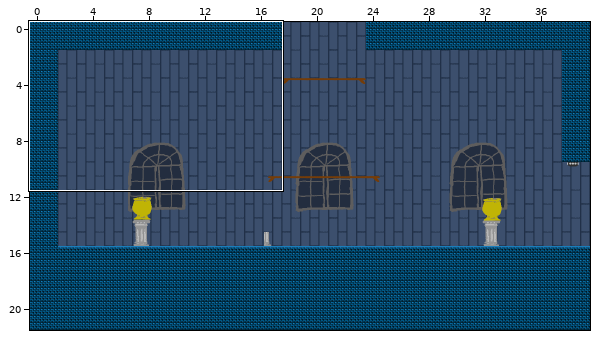
One commit to this Tiled map (JSON): assets/tilemaps/10x10.json. Above, an overview of the earlier version with the close-up marked.
Close-up. Before the edit:
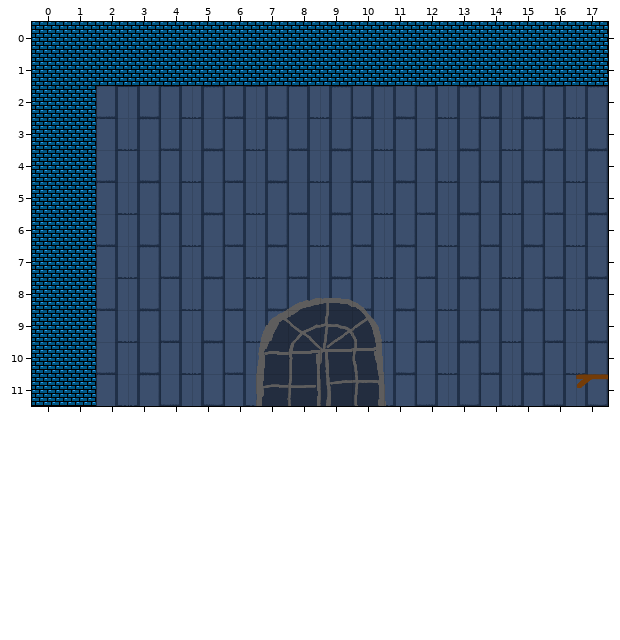
Cells are 32x32 px. Shown: x 0..17, y 0..11. The commit also changed other parts of the map, which this record leaves out.
Now the later version:
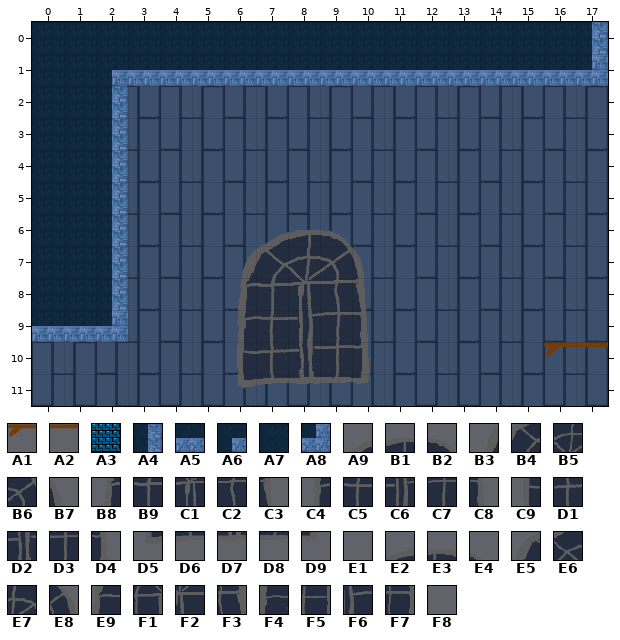
Key: from "shelf": A1 0, A2 1; from "solids": A3 1; from "tileset": A4 1, A5 3, A6 23, A7 40, A8 62, A9 101, B1 102, B2 103, B3 120, B4 121, B5 122, B6 123, B7 124, B8 140, B9 141, C1 142, C2 143, C3 144, C4 160, C5 161, C6 162, C7 163, C8 164, C9 180, D1 181, D2 182, D3 183, D4 184, D5 200, D6 201, D7 202, D8 203, D9 204; from "window": E1 1, E2 2, E3 3, E4 4, E5 7, E6 8, E7 9, E8 10, E9 13, F1 14, F2 15, F3 16, F4 19, F5 20, F6 21, F7 22, F8 23.
__ is an empty cell.
Diff:
Layer "background2":
y 0: x 0..16 __ __ __ __ __ __ __ __ __ __ __ __ __ __ __ __ __ -> A7 A7 A7 A7 A7 A7 A7 A7 A7 A7 A7 A7 A7 A7 A7 A7 A7
y 1..5: x 0..1 __ __ -> A7 A7
y 6: x 0..1 __ __ -> A7 A7; x 7..9 __ __ __ -> A9 B1 B2
y 7: x 0..1 __ __ -> A7 A7; x 6..10 __ __ __ __ __ -> B3 B4 B5 B6 B7
y 8: x 0..1 __ __ -> A7 A7; x 6..10 __ E1 E2 E3 E4 -> B8 B9 C1 C2 C3
y 9: x 6..10 __ E5 E6 E7 E8 -> C4 C5 C6 C7 C8
y 10: x 6..10 __ E9 F1 F2 F3 -> C9 D1 D2 D3 D4
y 11: x 6..11 __ F4 F5 F6 F7 F8 -> D5 D6 D7 D8 D9 __
Layer "platforms":
y 0: x 0..17 A3 A3 A3 A3 A3 A3 A3 A3 A3 A3 A3 A3 A3 A3 A3 A3 A3 A3 -> __ __ __ __ __ __ __ __ __ __ __ __ __ __ __ __ __ A4
y 1: x 0..17 A3 A3 A3 A3 A3 A3 A3 A3 A3 A3 A3 A3 A3 A3 A3 A3 A3 A3 -> __ __ A6 A5 A5 A5 A5 A5 A5 A5 A5 A5 A5 A5 A5 A5 A5 A8
y 2..8: x 0..2 A3 A3 __ -> __ __ A4
y 9: x 0..2 A3 A3 __ -> A5 A5 A8
y 10..11: x 0..1 A3 A3 -> __ __
Layer "jumpthru":
y 10: x 16..17 __ __ -> A1 A2
y 11: x 17 A1 -> __
Boxes around the changes in both close-ups, in picture pixels (x1, y1, x2, y2):
changed: (32, 22, 608, 406)
